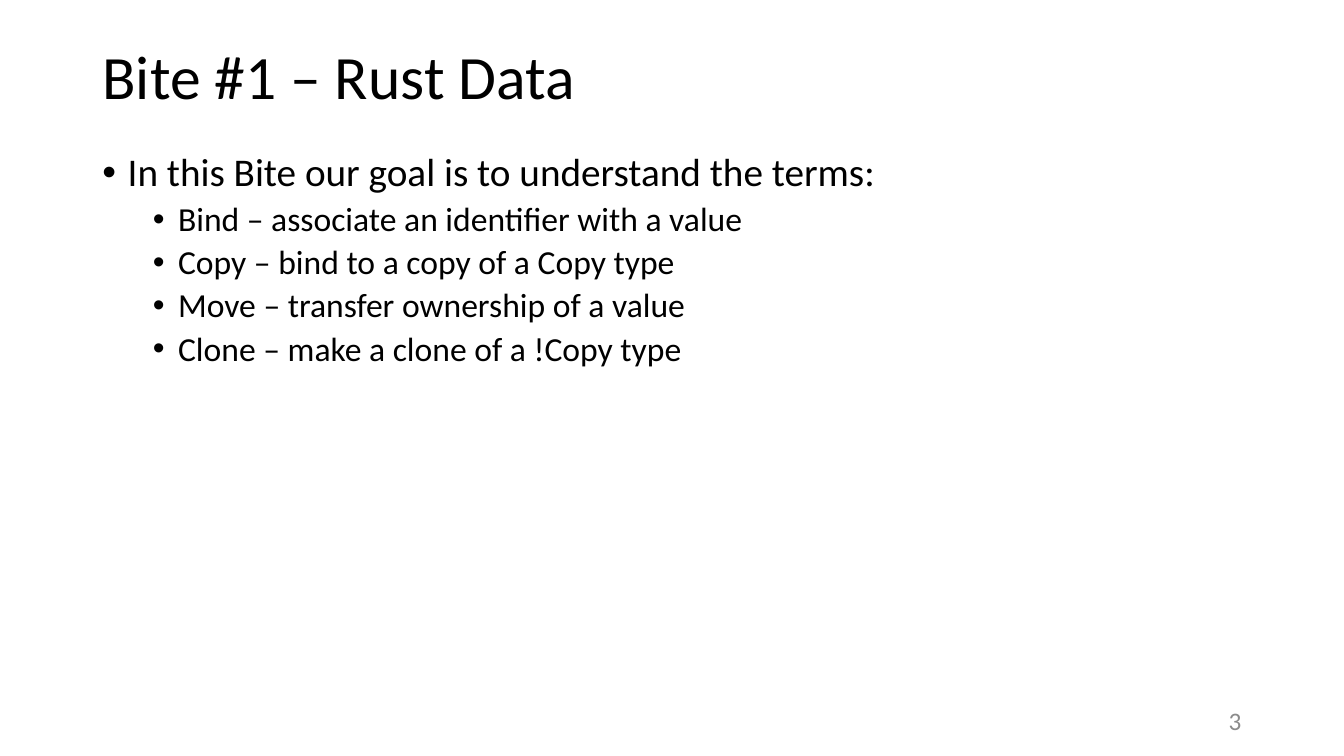
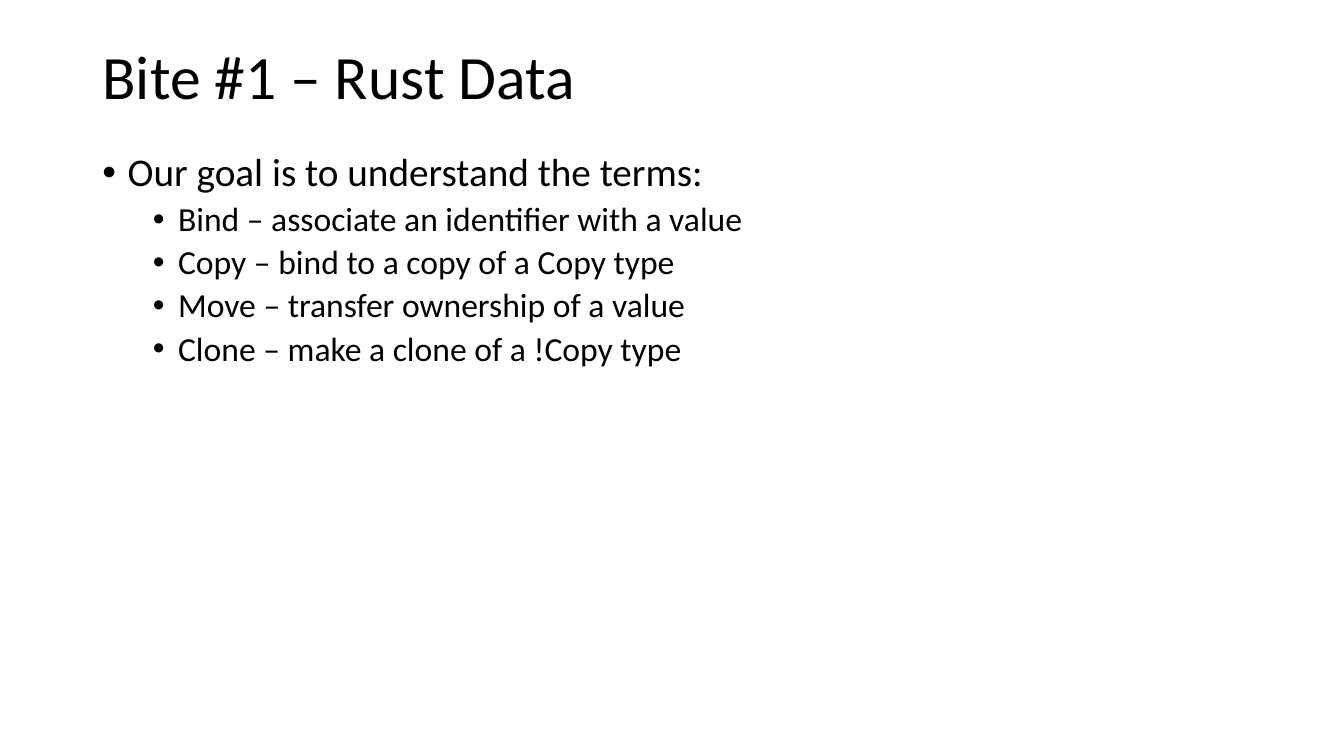
Before and after one commit to JimFawcett/JimFawcett.github.io, a slide deck: slide 4 of Resources/ConsumingRust.pptx (slide 3 before the commit). Drawn at 1344x756 pixels with LibreOffice and Linux fonts; fonts in the diff are those of the drawing. Boxes give left, top, right and bottom in pixels: in the first picture for what was removed or moved away, otherwise in the second. Text is boxed around its words. In the diff, an @@ line names an element or a change of style, - is before the commit and + after.

Commit message:
added content to ConsumingRust

```diff
--- a/Resources/ConsumingRust.pptx
+++ b/Resources/ConsumingRust.pptx
@@ text at box(128, 158, 703, 193): text changed @@
-• In this Bite our goal is to understand the terms:
+• Our goal is to understand the terms:
@@ page number removed at box(1229, 714, 1242, 730) @@
-3
```
Also in this commit, not shown: 7 other slides changed, 1 slide added, 2 other files.
